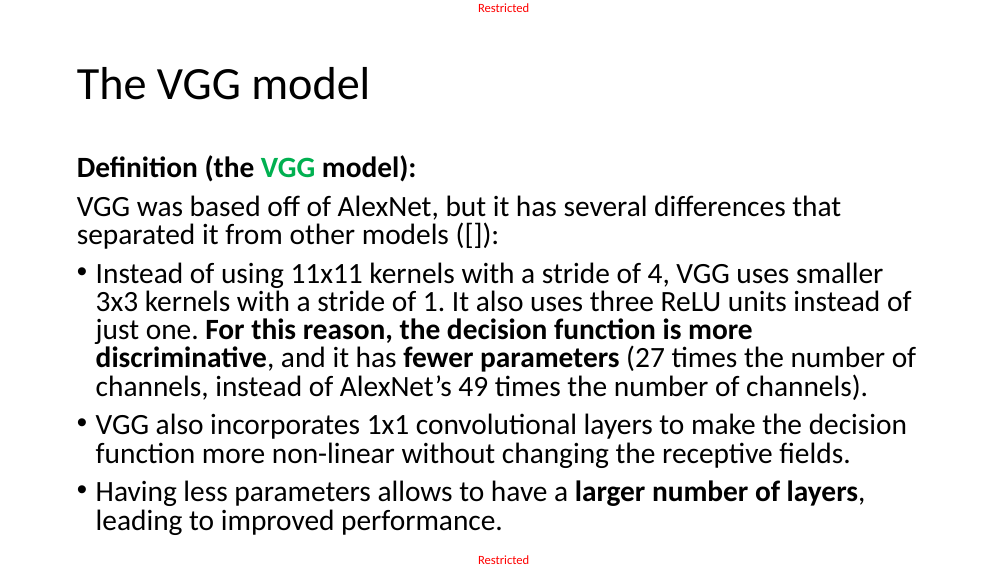
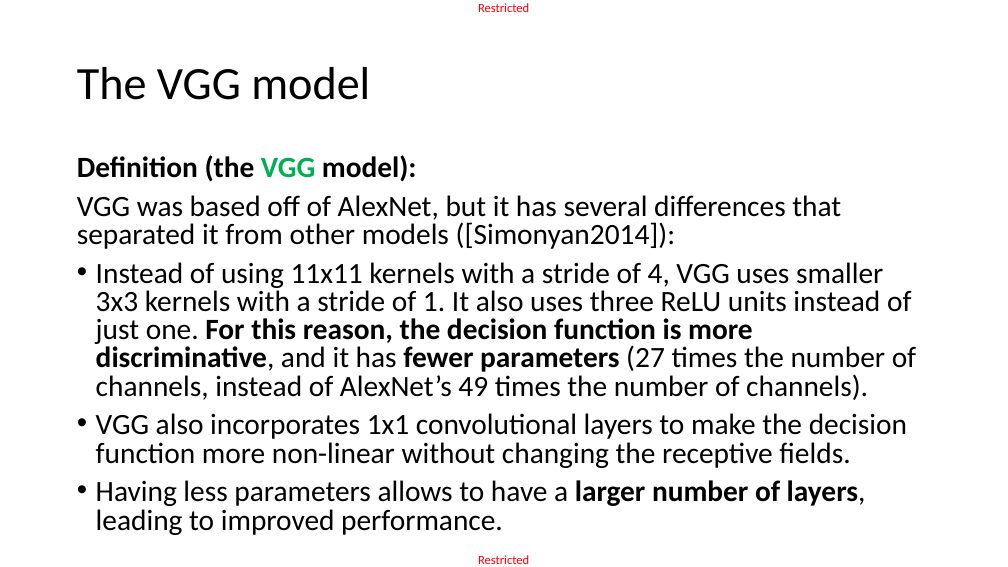
Before and after one commit to matthieudemari/SUTD_DL_50_039, a slide deck: slide 19 of W4/3. W4S3 final/W4S3.pptx. Drawn at 1008x567 pixels with LibreOffice and Linux fonts; fonts in the diff are those of the drawing. Boxes give left, top, right and bottom in pixels: in the first picture for what was removed or moved away, otherwise in the second. Text is boxed around its words. In the diff, an @@ line names an element or a change of style, - is before the commit and + after.

```diff
--- a/W4/3. W4S3 final/W4S3.pptx
+++ b/W4/3. W4S3 final/W4S3.pptx
@@ text at [77, 195, 841, 249]: text changed @@
-VGG was based off of AlexNet, but it has several differences that separated it from other models ([]):
+VGG was based off of AlexNet, but it has several differences that separated it from other models ([Simonyan2014]):
```
Also in this commit, not shown: 1 other file.
